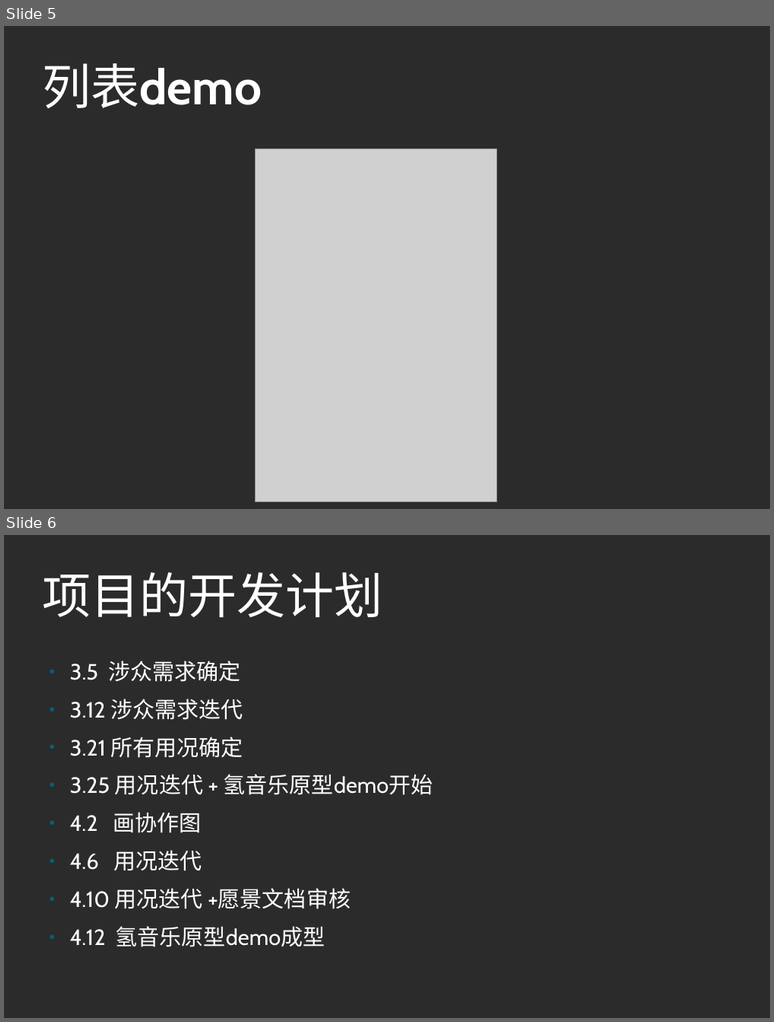
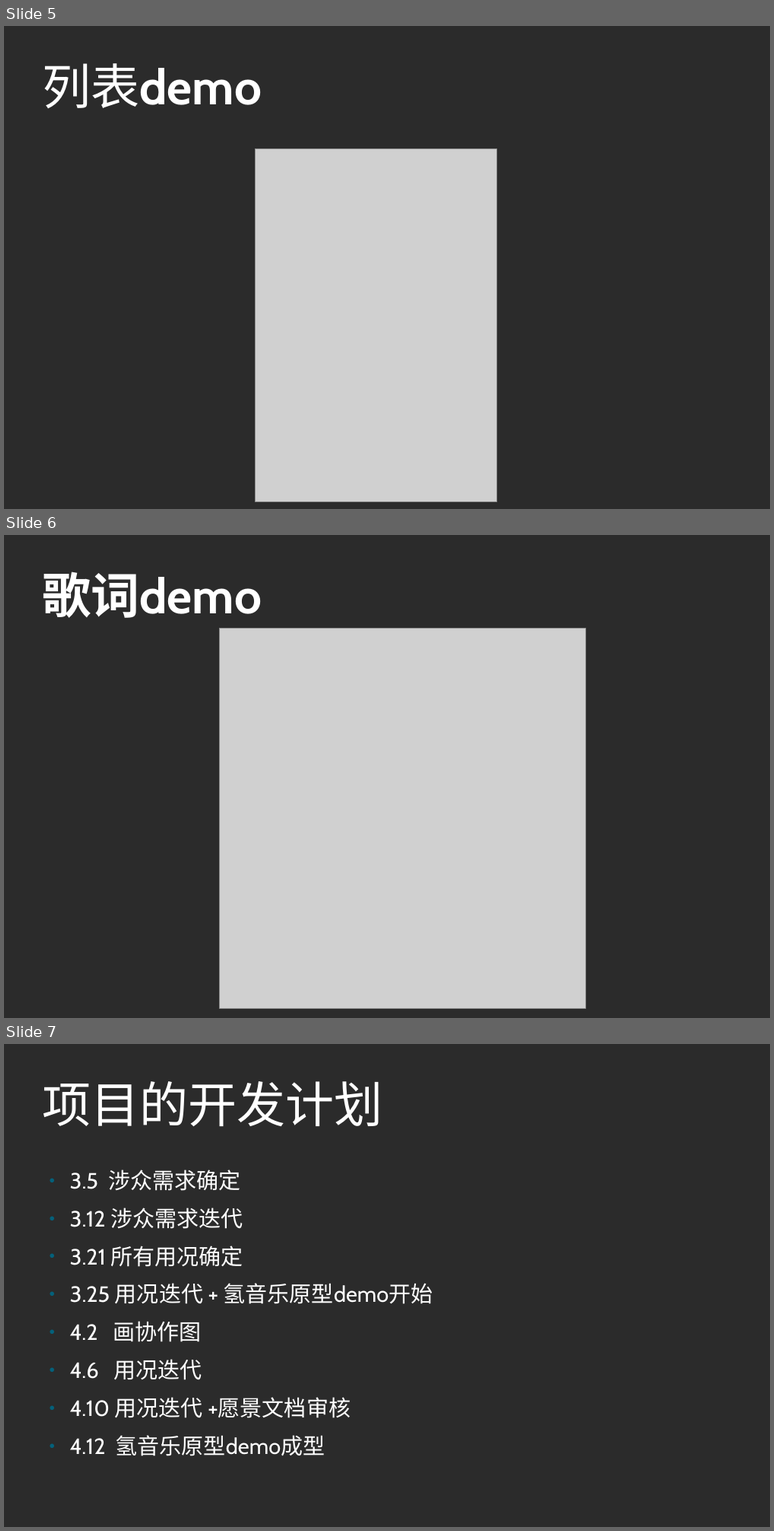
Before and after one commit to 375187588/hydrogenMusic, a slide deck: formal/氢音乐项目进展报告.odp. Shown one above the other, each under a label of ours: slides 5 and 6 before the commit, slides 5, 6 and 7 after it. The pictures are 774x1022 and 774x1531 pixels, drawn with LibreOffice and Linux fonts; fonts in the diff are those of the drawing; grey boxes stand for pictures; background and template pictures are left out; a plain dark background stands for a picture behind light text. Boxes give left, top, right and bottom in pixels: in the first picture for what was removed or moved away, otherwise in the second. Text is boxed around its words. In the diff, an @@ line names an element or a change of style, - is before the commit and + after.

Commit message:
ppt修改

```diff
--- a/formal/氢音乐项目进展报告.odp
+++ b/formal/氢音乐项目进展报告.odp
@@ slide 6 added at (4,535,770,1018), background picture (left out) @@
@@ title added at (42,571,262,618), 60 pt, text #FFFFFF, bold @@
+歌词demo
@@ picture added at (220,628,585,1008) @@
@@ what was slide 6 is now slide 7 @@
```
